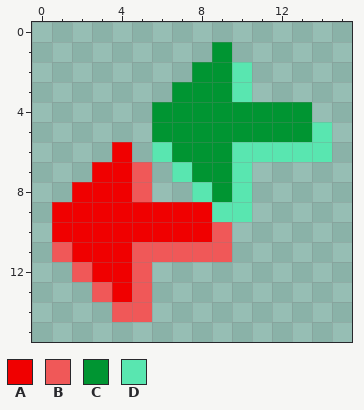
Edited in one commit: pixel-art sprite (examples/org.eclipse.gmf.examples.taipan.edit/icons/full/obj16/EscortShipsOrder.gif). The first picture shows the starting point.
The file is 16x16 pixels.
Palette (. is transparent): A #f00000  B #f05858  C #009532  D #59e6b0
Pixels before, first column x 1:
 1 ........C.....
 2 .......CCD....
 3 ......CCCD....
 4 .....CCCCCCCC.
 5 .....CCCCCCCCD
 6 ...A.DCCCDDDDD
 7 ..AAB.DCCD....
 8 .AAAB..DCD....
 9 AAAAAAAADD....
10 AAAAAAAAB.....
11 BAAABBBBB.....
12 .BAAB.........
13 ..BAB.........
14 ...BB.........
Once edited:
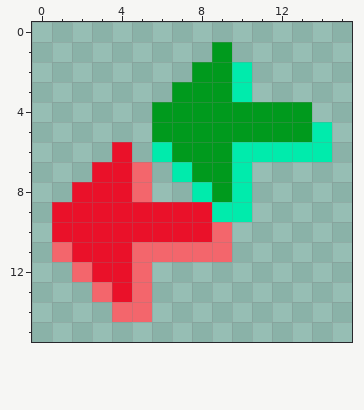
What changed:
colour A: #f00000 -> #ea1129
colour B: #f05858 -> #f3666c
colour C: #009532 -> #009a1d
colour D: #59e6b0 -> #00ebac
Pixel boxes of the changes (left, top, right, bottom) in both pictures:
changed: (52, 42, 332, 322)
